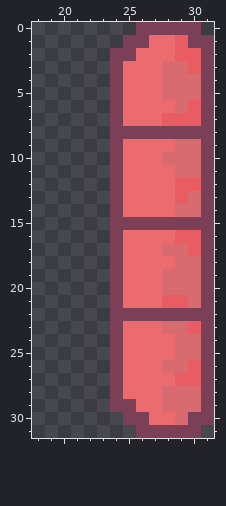
A pixel-art file gets an edit: Assets/Resources/Sprites/art_v1/DoublePistonOffHead.aseprite. The picture above is the old version.
32x32 pixels, 1 frame. Shown: x 18..31, y 0..31.
The same view after the edit:
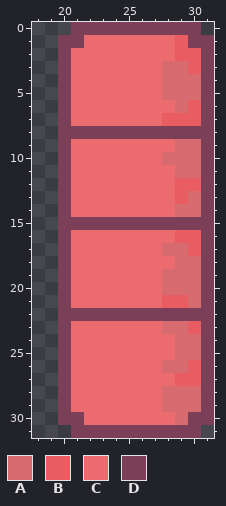
Palette (. is transparent): A #d76b6f  B #e95d62  C #eb6b6f  D #7c3f58
Edits made:
The edit adds colour C in row 1 at x 22 to 24; in rows 2 to 7 at x 21 to 23; in rows 9 to 14 at x 21 to 23; in rows 16 to 21 at x 21 to 23; in rows 23 to 29 at x 21 to 23; in row 30 at x 22 to 24.
Colour D gives way to colour C in row 1 at x 25 to 26; in row 2 at x 24 to 25; in rows 3 to 7 at x 24; in rows 9 to 14 at x 24; in rows 16 to 21 at x 24; in rows 23 to 28 at x 24.
Colour D gives way to colour C in row 29 at x 24 to 25; in row 30 at x 25 to 26.
The edit adds colour D in row 0 at x 21 to 25; in row 1 at x 20 to 21; in rows 2 to 7 at x 20; in row 8 at x 20 to 23; in rows 9 to 14 at x 20; in row 15 at x 20 to 23.
The edit adds colour D in rows 16 to 21 at x 20; in row 22 at x 20 to 23; in rows 23 to 29 at x 20; in row 30 at x 20 to 21; in row 31 at x 21 to 25.
Boxes around the changes in both pictures, in picture pixels (x1, y1, x2, y2):
changed: (58, 22, 149, 438)
